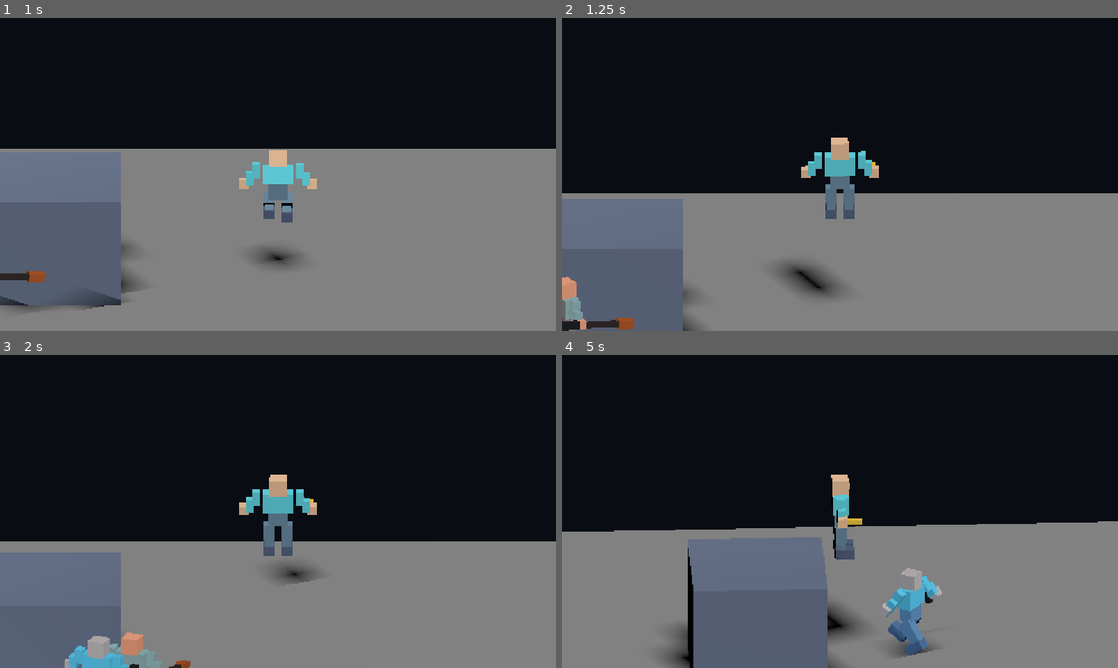
Above: before the commit, frames 1-4 (two rows, left to right).
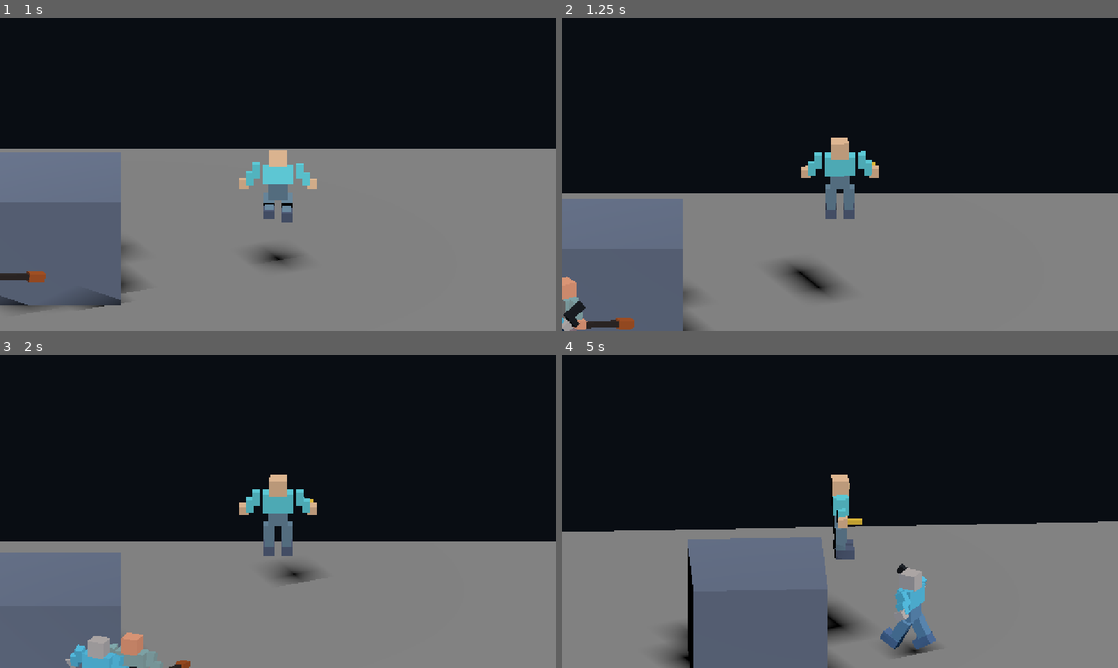
Above: after the commit, the same moments.

Repository: bravado/ACTION-5
Game: Godot game, scene res://demo/ai/encounter.tscn
The game is run twice, just before and just after one commit, with the same random seed, the same clock (stepped at 60 frames per second) and the same inputs. This scene is started directly instead of the project's main scene.
Inputs (mouse positions are in pixels of both pictures, inside the frame that each line leads up to):
- Up to frame 1 (1 s): tap Enter at 0.5 s; move the mouse to (250, 237) at 0.52 s; hold W (move_up) from 0.53 s (still down); tap Ctrl (actor_crouch) at 0.6 s; click (250, 237) at 0.67 s; tap Space (actor_jump) at 0.77 s
- Up to frame 2 (1.25 s): keep holding W (move_up)
- Up to frame 3 (2 s): keep holding W (move_up); move the mouse to (444, 558) at 1.27 s; tap Alt (actor_dodge) at 1.35 s; tap Space (actor_jump) at 1.52 s
- Up to frame 4 (5 s): move the mouse to (673, 464) at 2.02 s; release W (move_up) at 2.03 s; hold A (move_left) 2.03-3.53 s; tap K (actor_kick) at 2.1 s; move the mouse to (867, 511) at 2.77 s; tap J (actor_punch) at 2.85 s; click (867, 511) at 2.92 s; tap Space (actor_jump) at 3.02, 3.77, 4.52 s; move the mouse to (756, 433) at 3.52 s; hold S (move_down) 3.53-4.28 s; hold Shift (actor_run) 3.53-4.28 s; move the mouse to (962, 495) at 4.27 s; hold D (move_right) from 4.28 s (still down); tap X (actor_slide) at 4.35 s

Frame 1 is identical in both runs. In frame 2, 0.2% of the frame differs, in the area x 0-5%, y 90-100%; in frame 3, less than 0.1%; in frame 4, 1.0%, in the area x 57-69%, y 66-96%.

Commit message:
fix(d07): match ranged run animation to actor locomotion speeds [full-e2e]

Diff:
--- a/demo/ai/ranged_enemy.tscn
+++ b/demo/ai/ranged_enemy.tscn
@@ -19,6 +19,9 @@
 maximum_range = 10.0
 minimum_range = 3.0
 
+[node name="AnimationPresenter" parent="."]
+run_speed_threshold = 3.2
+
 [node name="EnemyAppearance" parent="."]
 tint = Color(0.22, 0.55, 0.93, 0.26)
 
